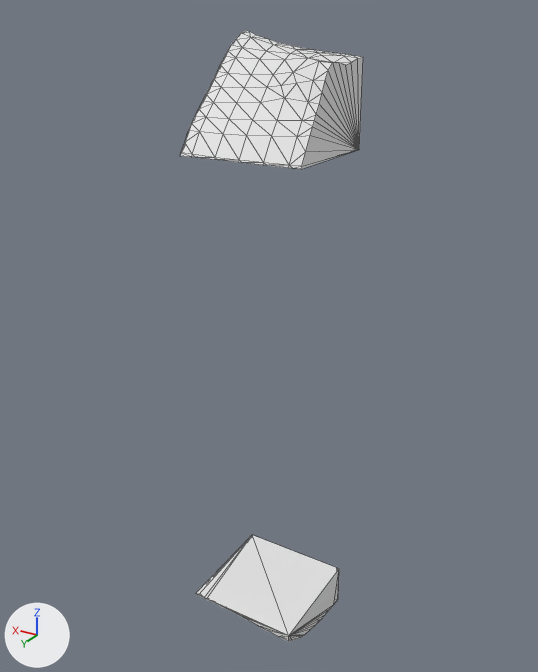
A saved change to the glTF model assets/terrain/surface_pieces/surf_23_2.glb.
The view is the same before and after, from a 50 mm camera at (-6.9, 121.5, -25.3) aimed at (7.8, 97.0, -37.6). Lighting does not change. The marker at lower left points along +X, +Y and +Z. The older version comes first. Mesh edges are drawn as thin lines. Where no turn or scale is listed for an object, it has been applied to the vertices.

Objects in the first picture: 'layer_0', 'layer_5'.
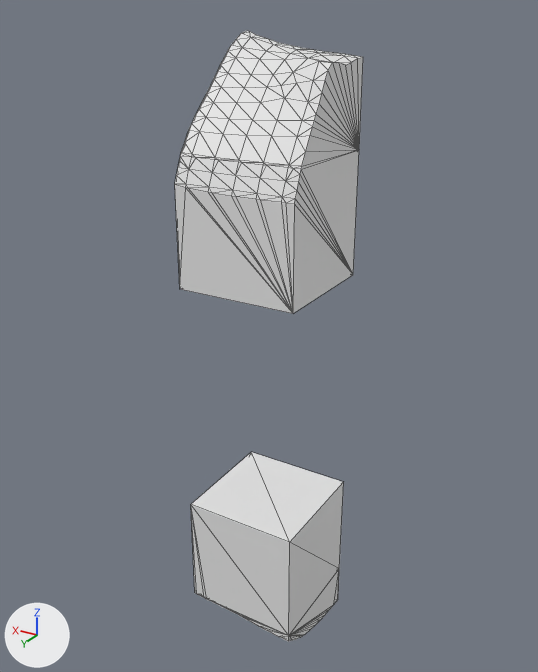
The change, as a diff of the scene's bpy script:
```diff
--- a/assets/terrain/surface_pieces/surf_23_2.glb.py
+++ b/assets/terrain/surface_pieces/surf_23_2.glb.py
@@ me_layer_4 @@
+me_layer_4.from_pydata([(5.0, 100.0, -50.0), (5.0, 95.0, -50.0), (5.0, 100.0, -45.0), (5.0, 95.0, -45.0), (9.34, 100.0, -50.0), (9.49, 99.99, -50.0), (9.49, 100.0, -49.99), (9.81, 99.97, -50.0), (9.9, 100.0, -49.95), (10.0, 99.95, -50.0), (10.0, 100.0, -49.95), (10.0, 95.0, -50.0), (10.0, 100.0, -45.0), (10.0, 95.0, -45.0)], [], [(0, 1, 2), (3, 1, 11), (0, 2, 12), (2, 1, 3), (4, 0, 12), (6, 5, 4), (6, 7, 5), (6, 8, 7), (8, 10, 7), (10, 9, 7), (6, 4, 12), (6, 12, 8), (8, 12, 10), (10, 13, 9), (9, 13, 11), (10, 12, 13), (3, 11, 13), (1, 0, 4), (2, 3, 13), (1, 4, 5), (1, 5, 7), (11, 7, 9), (11, 1, 7), (12, 2, 13)])
@@ me_layer_1 @@
+me_layer_1.from_pydata(...)  # 48 vertices, 92 faces; spans x 5.0..10.0, y 95.0..100.0, z -35.0..-30.0
@@ ob_layer_4 @@
+ob_layer_4 = bpy.data.objects.new('layer_4', me_layer_4)
+ob_layer_4.location = (0.0, 0.0, 0.0)
@@ ob_layer_1 @@
+ob_layer_1 = bpy.data.objects.new('layer_1', me_layer_1)
+ob_layer_1.location = (0.0, 0.0, 0.0)
```

Where the change shows, as pixel boxes [x1, y1, x2, y2] in the pictures (538 x 672 px):
'layer_1', added: after [175, 150, 359, 313]
'layer_4', added: after [191, 452, 344, 636]
'layer_5', unchanged, covered by the edit: before [196, 535, 339, 642]; after [209, 570, 339, 642]
